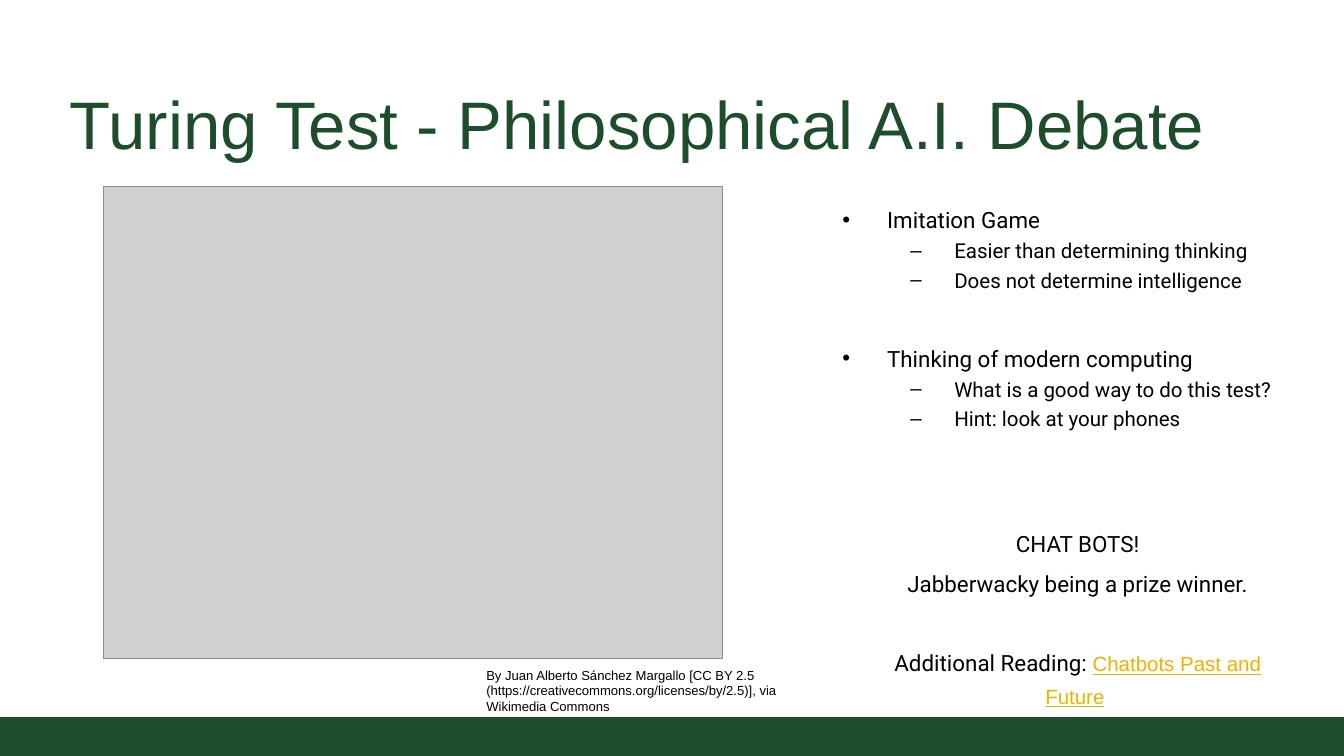
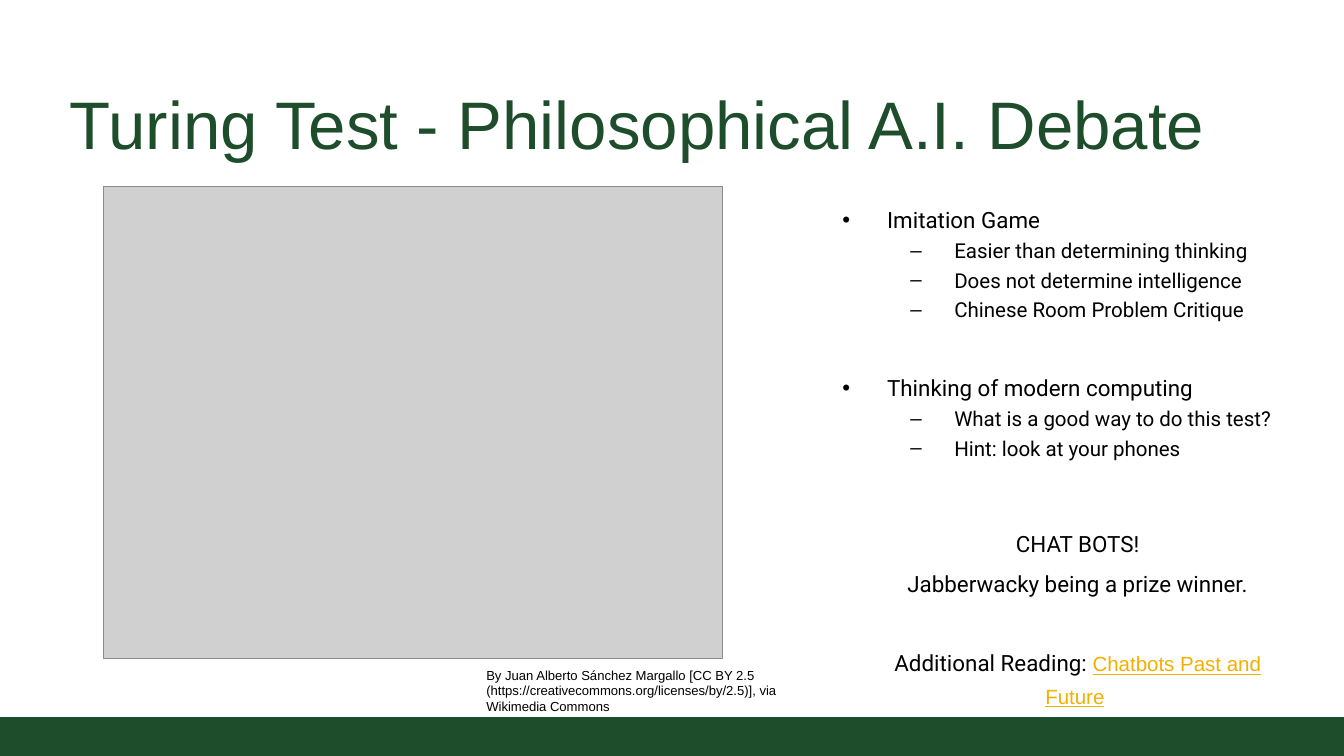
Before and after one commit to CSU-CS150B/handouts, a slide deck: slide 4 of Slides/On-Campus/02_01_turing_expressions_and_functions.pptx. Drawn at 1344x756 pixels with LibreOffice and Linux fonts; fonts in the diff are those of the drawing; grey boxes stand for pictures; background and template pictures are left out. Boxes give left, top, right and bottom in pixels: in the first picture for what was removed or moved away, otherwise in the second. Text is boxed around its words. In the diff, an @@ line names an element or a change of style, - is before the commit and + after.

```diff
--- a/Slides/On-Campus/02_01_turing_expressions_and_functions.pptx
+++ b/Slides/On-Campus/02_01_turing_expressions_and_functions.pptx
@@ text at [954, 301, 1244, 322]: paragraph added @@
+  – Chinese Room Problem Critique
```
Also in this commit, not shown: 4 other slides changed, 2 slides added, 1 slide removed.
